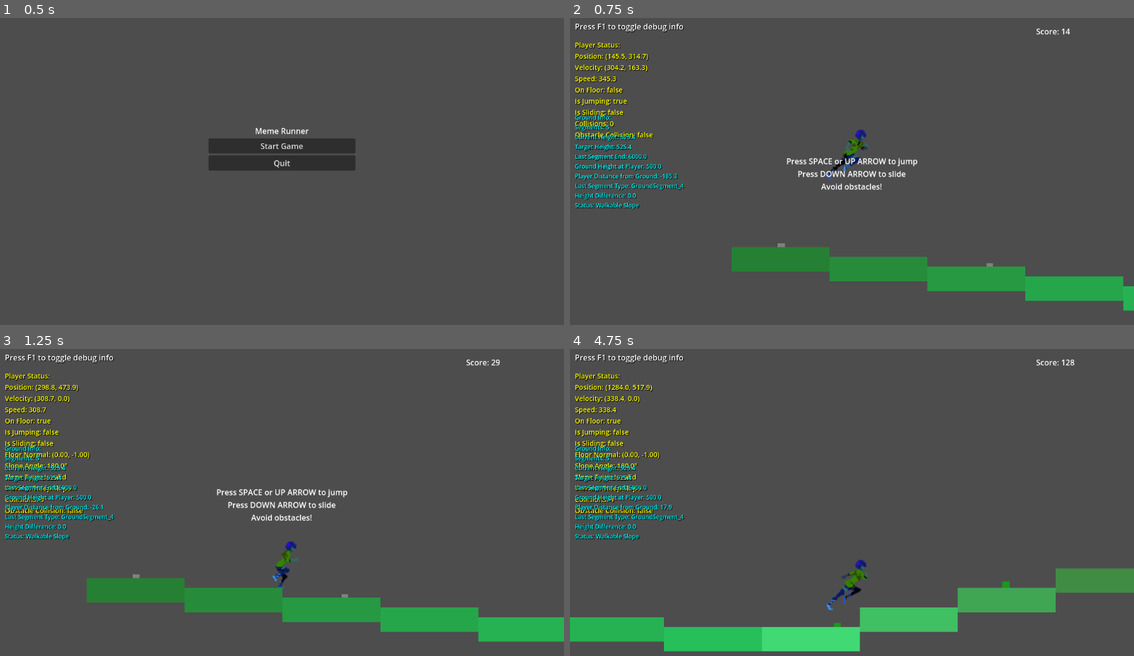
Above: before the commit, frames 1-4 (two rows, left to right).
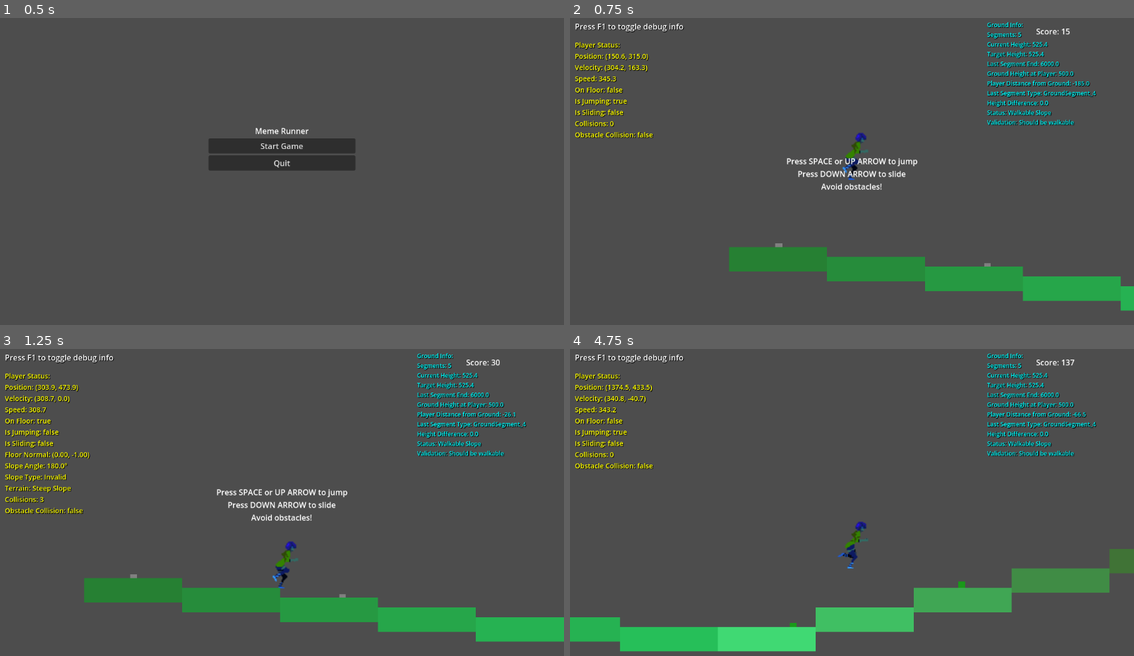
Above: after the commit, the same moments.

Repository: DeweyHur/meme_runner
Game: Godot game, scene res://scenes/MainMenu.tscn
The game is run twice, just before and just after one commit, with the same random seed, the same clock (stepped at 60 frames per second) and the same inputs.
Inputs:
- Up to frame 1 (0.5 s): no input
- Up to frame 2 (0.75 s): click "Start Game" at 0.5 s
- Up to frame 3 (1.25 s): no input
- Up to frame 4 (4.75 s): tap Space (jump) at 1.25, 1.52, 1.55, 1.82, 2, 2.1, 2.27, 2.57, 2.75, 3.05, 3.5, 3.77, 4.07, 4.35, 4.52 s; hold Shift (slide) 1.28-2.03 s; hold Up (ui_up) 1.28-2.78 s; tap Shift (slide) at 2.3, 3.6 s; hold Down (ui_down) 2.78-3.53 s; hold Shift (slide) 2.78-3.53 s; hold Up (ui_up) from 3.53 s (still down); tap F at 4.25 s

Frame 1 is identical in both runs. In frame 2, 3.7% of the frame differs, in the area x 0-99%, y 1-96%; in frame 3, 3.3%; in frame 4, 9.6%, in the area x 0-100%, y 1-99%.
Error before the commit: Invalid assignment of property or key 'x' with value of type 'Nil' on a base object of type 'Vector2'. (res://scripts/Player.gd:97)

Commit message:
Add height difference validation and slope angle fixes - force walkable slopes for small height differences and handle extreme angles

Diff:
--- a/scenes/Player.tscn
+++ b/scenes/Player.tscn
@@ -47,9 +47,6 @@
 
 [node name="Player" type="CharacterBody2D"]
 script = ExtResource("1_0x0x0")
-run_speed = null
-jump_velocity = null
-slide_speed = null
 
 [node name="CollisionShape2D" type="CollisionShape2D" parent="."]
 position = Vector2(0, -36)
@@ -62,7 +59,7 @@
 sprite_frames = SubResource("SpriteFrames_jfpux")
 animation = &"run"
 autoplay = "run"
-frame_progress = 0.862861
+frame_progress = 0.421498
 
 [node name="Camera2D" type="Camera2D" parent="."]
 position_smoothing_enabled = true
--- a/scripts/DebugOverlay.gd
+++ b/scripts/DebugOverlay.gd
@@ -144,11 +144,14 @@
 		ground_info += "Height Difference: %.1f\n" % height_diff
 		if abs(height_diff) < procedural_ground.walkable_height_threshold:
 			ground_info += "Status: Walkable Slope\n"
+			ground_info += "Validation: Should be walkable\n"
 		else:
 			ground_info += "Status: Jump Required\n"
+			ground_info += "Validation: Height exceeds threshold\n"
 
 	# Position ground debug label at fixed position (middle-left of screen)
-	ground_debug_label.position = Vector2(10, 200)
+	var viewport_size = get_viewport().get_visible_rect().size
+	ground_debug_label.position = Vector2(viewport_size.x - 300, 10)
 
 	# Update label text
 	ground_debug_label.text = ground_info
--- a/scripts/Player.gd
+++ b/scripts/Player.gd
@@ -42,6 +42,14 @@
 			# Force player to fall
 			velocity.y += gravity * 2.0
 			debug_info["slope_type"] = "Invalid"
+			return
+
+		# Additional validation for extreme angles (like 180 degrees)
+		if floor_normal.y < 0.0:  # Negative Y means upside down or invalid
+			# Force player to fall and reset position
+			velocity.y += gravity * 3.0
+			debug_info["slope_type"] = "Extreme Angle"
+			print("Extreme slope angle detected! Forcing fall...")
 			return
 
 		# If we're on a slope (not flat ground)
--- a/scripts/ProceduralGround.gd
+++ b/scripts/ProceduralGround.gd
@@ -68,8 +68,26 @@
 	# Clamp height to reasonable bounds
 	target_height = clamp(target_height, 400.0, 600.0)
 
+	# Final validation: if height difference is small, force walkable slope
+	var final_height_diff = abs(target_height - current_height)
+	if final_height_diff < walkable_height_threshold:
+		# Recalculate terrain type based on final height difference
+		if target_height > current_height:
+			terrain_type = "uphill"
+			print("Final validation: Converting to uphill slope (height diff: %.1f)" % final_height_diff)
+		else:
+			terrain_type = "downhill"
+			print("Final validation: Converting to downhill slope (height diff: %.1f)" % final_height_diff)
+
+		# Adjust segment length for slopes
+		segment_length = slope_segment_length
+
 	# Create the segment
 	var segment = create_ground_segment(segment_length, terrain_type)
+
+	# Validate the segment
+	validate_ground_segment(segment, terrain_type)
+
 	segments.append(segment)
 
 	# Update positions
@@ -147,6 +165,23 @@
 			return "downhill"
 	return "normal"
 
+func validate_ground_segment(segment: Node2D, terrain_type: String):
+	# Validate that the segment has proper collision setup
+	for i in range(segment.get_child_count()):
+		var piece = segment.get_child(i)
+		if piece is StaticBody2D:
+			# Ensure collision layer is set correctly
+			piece.collision_layer = 1
+			piece.collision_mask = 0
+
+			# Check collision shape
+			for j in range(piece.get_child_count()):
+				var child = piece.get_child(j)
+				if child is CollisionShape2D:
+					# Ensure collision shape is valid
+					if child.shape:
+						print("Validated ground piece %d in segment %s" % [i, segment.name])
+
 func create_ground_segment(length: int, terrain_type: String) -> Node2D:
 	var segment = Node2D.new()
 	segment.name = "GroundSegment_" + str(segments.size())
